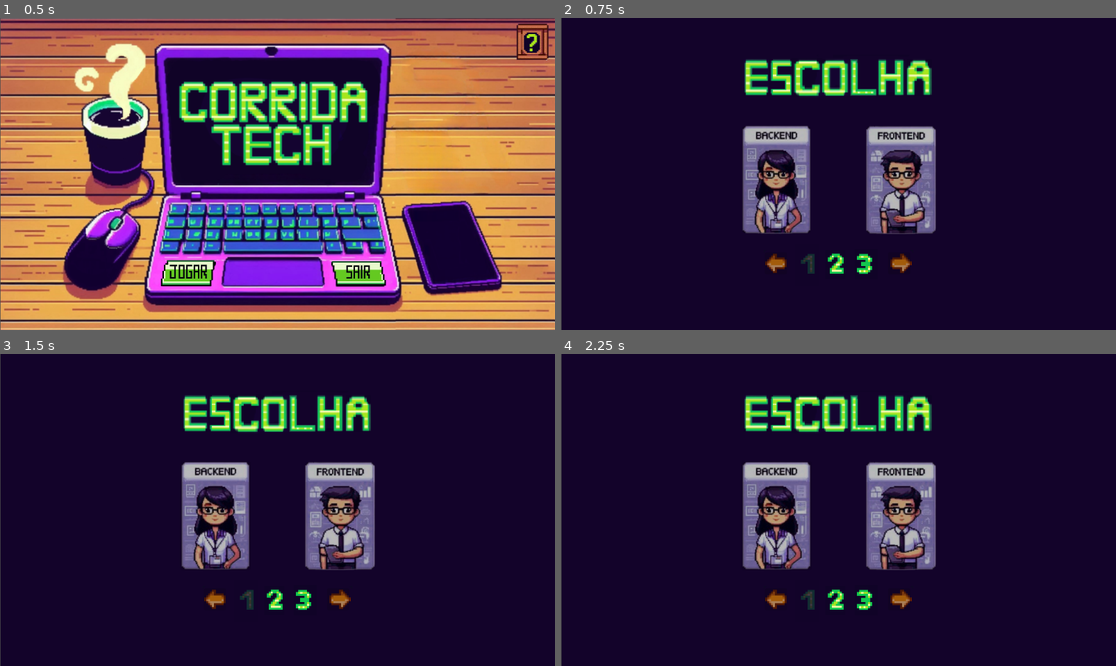
Above: before the commit, frames 1-4 (two rows, left to right).
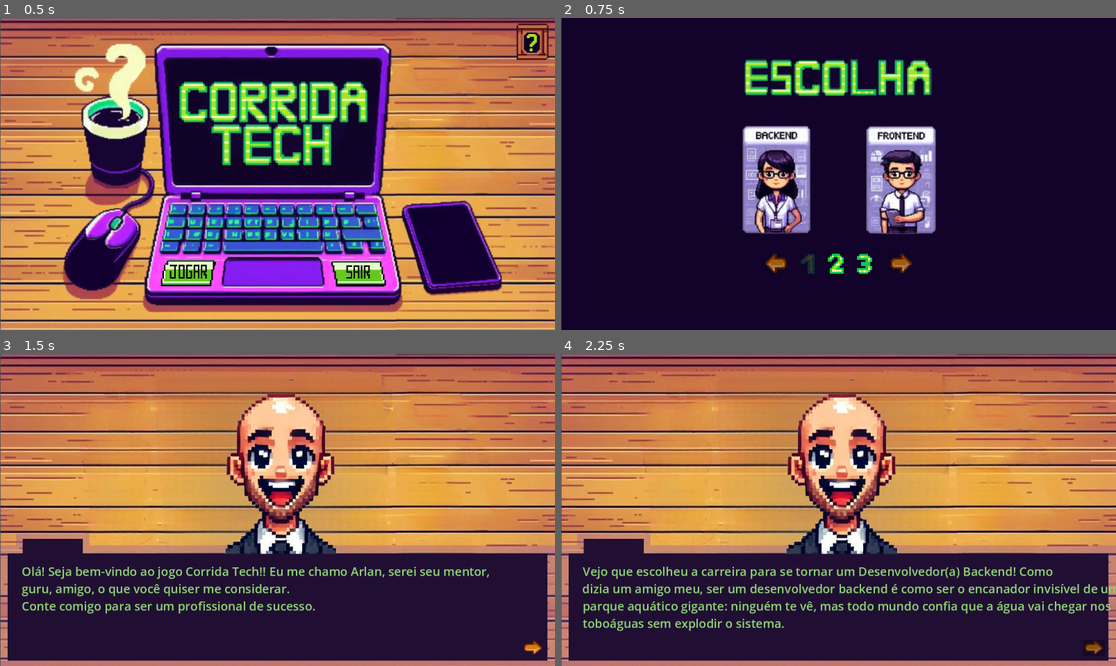
Above: after the commit, the same moments.

Repository: Mescxll/JogoGodot-CorridaTech
Game: Godot game, scene res://cena1.tscn
Two runs of this game, one before a commit and one after it. Both use one fixed random seed, a clock stepped at 60 frames per second and the inputs below.
Inputs (mouse positions are in pixels of both pictures, inside the frame that each line leads up to):
- Up to frame 1 (0.5 s): no input
- Up to frame 2 (0.75 s): click (749, 273) at 0.52 s
- Up to frame 3 (1.5 s): click (216, 516) at 1.25 s
- Up to frame 4 (2.25 s): click (1093, 647) at 2.02 s

Frame 1 is identical in both runs. In frame 2, 6.7% of the frame differs, in the area x 32-68%, y 34-70%; in frame 3, 69%; in frame 4, 71%, in the area x 0-100%, y 0-100%.

Commit message:
Atualizações Dev Backend

Diff:
--- a/cena1.tscn
+++ b/cena1.tscn
@@ -5,7 +5,13 @@
 [ext_resource type="Texture2D" uid="uid://dv1a6qp3ctmsa" path="res://imagens/Botão Jogar.png" id="3_6ssdf"]
 [ext_resource type="Texture2D" uid="uid://dly6cbk5y81y2" path="res://imagens/Botão Sair.png" id="4_ww1di"]
 [ext_resource type="Texture2D" uid="uid://ffoef1gi4irx" path="res://imagens/Botão Ajuda.png" id="5_en3rx"]
-[ext_resource type="AudioStream" uid="uid://bj63538i62jg1" path="res://audios/neon-gaming-128925.mp3" id="6_ra5oo"]
+
+[sub_resource type="StyleBoxFlat" id="StyleBoxFlat_04b7t"]
+bg_color = Color(0.6, 0.6, 0.6, 0)
+corner_radius_top_left = 10
+corner_radius_top_right = 10
+corner_radius_bottom_right = 10
+corner_radius_bottom_left = 10
 
 [node name="Nó 1" type="Node2D"]
 script = ExtResource("1_xx82v")
@@ -21,12 +27,12 @@
 texture = ExtResource("3_6ssdf")
 
 [node name="Jogar" type="Button" parent="BotaoJogar"]
-modulate = Color(1, 0, 1, 0)
-show_behind_parent = true
+self_modulate = Color(0.0745098, 0.0117647, 0.164706, 0.796078)
 offset_left = -213.0
 offset_top = -95.0
-offset_right = 202.0
+offset_right = 197.0
 offset_bottom = 96.0
+theme_override_styles/normal = SubResource("StyleBoxFlat_04b7t")
 
 [node name="BotaoSair" type="Sprite2D" parent="."]
 position = Vector2(742.75, 531.531)
@@ -41,7 +47,6 @@
 offset_bottom = 80.0
 
 [node name="AudioStreamPlayer" type="AudioStreamPlayer" parent="."]
-stream = ExtResource("6_ra5oo")
 volume_db = -15.661
 autoplay = true
 
--- /dev/null
+++ b/cena_backend.gd
@@ -0,0 +1,52 @@
+extends Node2D
+var current_scene = "inicio"
+
+func load_scene(scene_name):
+	if scene_name in Global.choices:  # Verifica se a cena existe no dicionário Global
+		current_scene = scene_name
+		var scene_data = Global.choices[scene_name]
+
+		# Atualiza o texto da Label com a nova situação
+		$Label.text = scene_data["texto"]
+
+		var options = scene_data["opcoes"].keys()
+		var scenePath = scene_data["scene"]
+
+		if scenePath == "normal":
+			get_node("Boneco").show()
+			get_node("Boneco sorrindo").hide()
+		else:
+			get_node("Boneco sorrindo").show()
+			get_node("Boneco").hide()
+
+		if options.size() > 1:
+			$seta.hide()
+			$ColorRect3.show()
+			$Botao1.show()
+			$Botao1.text = options[0]
+			$Botao1.disconnect("pressed", Callable(self, "_on_choice_selected"))
+			$Botao1.connect("pressed", Callable(self, "_on_choice_selected").bind(options[0]))
+
+			$Botao2.show()
+			$Botao2.text = options[1]
+			$Botao2.disconnect("pressed", Callable(self, "_on_choice_selected"))
+			$Botao2.connect("pressed", Callable(self, "_on_choice_selected").bind(options[1]))
+		else:
+			$ColorRect3.hide()
+			$Botao1.hide()
+			$Botao2.hide()
+			$seta.show()
+			$Botao1.text = options[0]
+			$seta.disconnect("pressed", Callable(self, "_on_choice_selected"))
+			$seta.connect("pressed", Callable(self, "_on_choice_selected").bind(options[0]))
+
+
+
+# Função chamada quando um botão é pressionado
+func _on_choice_selected(choice):
+	var next_scene = Global.choices[current_scene]["opcoes"][choice]
+	load_scene(next_scene)  # Muda a cena para a nova escolha
+
+# Função que roda ao iniciar a cena
+func _ready():
+	load_scene(current_scene)  # Começa na primeira cena definida
--- /dev/null
+++ b/cena_backend.tscn
@@ -0,0 +1,104 @@
+[gd_scene load_steps=10 format=3 uid="uid://dhgd1owvudg0w"]
+
+[ext_resource type="Script" path="res://cena_backend.gd" id="1_gqgi0"]
+[ext_resource type="Texture2D" uid="uid://b43b3fyxjbvu4" path="res://imagens/Fundo Escolhas Vazio.jpg" id="2_accsy"]
+[ext_resource type="Texture2D" uid="uid://myur8isoslvj" path="res://imagens/Seta.jpg" id="4_1cbd7"]
+[ext_resource type="Script" path="res://label.gd" id="4_t11r1"]
+[ext_resource type="Texture2D" uid="uid://c7p513ewk52hb" path="res://imagens/Personaagem 2 rindo.png" id="5_f4k8p"]
+[ext_resource type="Texture2D" uid="uid://cbr38fsegi0nv" path="res://imagens/Personagem 2 gargalhando.png" id="6_2h26i"]
+
+[sub_resource type="LabelSettings" id="LabelSettings_8lv0b"]
+line_spacing = 1.0
+font_size = 25
+font_color = Color(0.564706, 0.835294, 0.466667, 1)
+
+[sub_resource type="StyleBoxFlat" id="StyleBoxFlat_4c5gs"]
+bg_color = Color(0.454902, 0.196078, 0.898039, 0)
+
+[sub_resource type="StyleBoxFlat" id="StyleBoxFlat_mmivj"]
+bg_color = Color(0.0784314, 0.027451, 0.133333, 1)
+corner_radius_top_left = 65
+corner_radius_top_right = 65
+corner_radius_bottom_right = 65
+corner_radius_bottom_left = 65
+
+[node name="Node2D" type="Node2D"]
+script = ExtResource("1_gqgi0")
+
+[node name="Fundo" type="Sprite2D" parent="."]
+position = Vector2(577.125, 327.5)
+scale = Vector2(0.60013, 0.60463)
+texture = ExtResource("2_accsy")
+
+[node name="ColorRect" type="ColorRect" parent="."]
+offset_left = 16.0
+offset_top = 414.0
+offset_right = 1136.0
+offset_bottom = 637.0
+color = Color(0.12549, 0.0588235, 0.196078, 1)
+
+[node name="ColorRect2" type="ColorRect" parent="."]
+offset_left = 47.0
+offset_top = 384.0
+offset_right = 172.0
+offset_bottom = 418.0
+color = Color(0.12549, 0.0588235, 0.196078, 1)
+
+[node name="Label" type="Label" parent="."]
+offset_left = 45.0
+offset_top = 434.0
+offset_right = 1093.0
+offset_bottom = 559.0
+label_settings = SubResource("LabelSettings_8lv0b")
+script = ExtResource("4_t11r1")
+
+[node name="TypewriterTimer" type="Timer" parent="Label"]
+wait_time = 0.03
+
+[node name="Seta" type="Sprite2D" parent="."]
+position = Vector2(1103, 610)
+scale = Vector2(0.110765, 0.0908687)
+texture = ExtResource("4_1cbd7")
+
+[node name="ColorRect3" type="ColorRect" parent="."]
+offset_left = 1063.0
+offset_top = 552.0
+offset_right = 1131.0
+offset_bottom = 630.0
+color = Color(0.12549, 0.0588235, 0.196078, 1)
+
+[node name="seta" type="Button" parent="."]
+self_modulate = Color(0.0745098, 0.0117647, 0.164706, 0.592157)
+offset_left = 1086.0
+offset_top = 595.0
+offset_right = 1127.0
+offset_bottom = 625.0
+theme_override_styles/normal = SubResource("StyleBoxFlat_4c5gs")
+
+[node name="Botao1" type="Button" parent="."]
+offset_left = 119.0
+offset_top = 571.0
+offset_right = 415.0
+offset_bottom = 616.0
+theme_override_colors/font_color = Color(0.564706, 0.835294, 0.466667, 1)
+theme_override_styles/normal = SubResource("StyleBoxFlat_mmivj")
+
+[node name="Botao2" type="Button" parent="."]
+offset_left = 732.0
+offset_top = 571.0
+offset_right = 1028.0
+offset_bottom = 616.0
+theme_override_colors/font_color = Color(0.564706, 0.835294, 0.466667, 1)
+theme_override_styles/normal = SubResource("StyleBoxFlat_mmivj")
+
+[node name="Boneco" type="Sprite2D" parent="."]
+position = Vector2(587, 231)
+scale = Vector2(0.687987, 0.671184)
+texture = ExtResource("5_f4k8p")
+
+[node name="Boneco sorrindo" type="Sprite2D" parent="."]
+position = Vector2(583, 240.838)
+scale = Vector2(0.671309, 0.673741)
+texture = ExtResource("6_2h26i")
+
+[connection signal="pressed" from="seta" to="." method="_on_seta_pressed"]
--- /dev/null
+++ b/cena_backend_normal.tscn
@@ -0,0 +1,101 @@
+[gd_scene load_steps=10 format=3 uid="uid://b3uljb1eym13m"]
+
+[ext_resource type="Texture2D" uid="uid://c1sq2amodn7ov" path="res://imagens/FundoNormal.jpg" id="2_f4mjf"]
+[ext_resource type="Texture2D" uid="uid://cl26cvdrsc6do" path="res://imagens/Personagem 2 rindo.png" id="3_vab3f"]
+[ext_resource type="Texture2D" uid="uid://myur8isoslvj" path="res://imagens/Seta.jpg" id="4_k28in"]
+[ext_resource type="Script" path="res://label.gd" id="4_n0t4m"]
+
+[sub_resource type="GDScript" id="GDScript_quxwv"]
+script/source = "extends Node2D
+"
+
+[sub_resource type="LabelSettings" id="LabelSettings_t23ik"]
+font_color = Color(0.564706, 0.835294, 0.466667, 1)
+
+[sub_resource type="StyleBoxFlat" id="StyleBoxFlat_d7qq0"]
+bg_color = Color(0.454902, 0.196078, 0.898039, 0)
+corner_radius_top_left = 10
+corner_radius_top_right = 10
+corner_radius_bottom_right = 10
+corner_radius_bottom_left = 10
+
+[sub_resource type="StyleBoxFlat" id="StyleBoxFlat_jn7lc"]
+bg_color = Color(0.0784314, 0.027451, 0.133333, 1)
+corner_radius_top_left = 65
+corner_radius_top_right = 65
+corner_radius_bottom_right = 65
+corner_radius_bottom_left = 65
+
+[sub_resource type="StyleBoxFlat" id="StyleBoxFlat_v6v1t"]
+bg_color = Color(0.0784314, 0.027451, 0.133333, 1)
+corner_radius_top_left = 65
+corner_radius_top_right = 65
+corner_radius_bottom_right = 65
+corner_radius_bottom_left = 65
+
+[node name="Node2D" type="Node2D"]
+script = SubResource("GDScript_quxwv")
+
+[node name="Fundo" type="Sprite2D" parent="."]
+position = Vector2(576.125, 327)
+scale = Vector2(0.601172, 0.605556)
+texture = ExtResource("2_f4mjf")
+
+[node name="Boneco" type="Sprite2D" parent="Fundo"]
+position = Vector2(-30.1497, -181.651)
+scale = Vector2(1.24756, 1.20243)
+texture = ExtResource("3_vab3f")
+
+[node name="ColorRect2" type="ColorRect" parent="."]
+offset_left = 45.0
+offset_top = 385.0
+offset_right = 170.0
+offset_bottom = 411.0
+color = Color(0.12549, 0.0588235, 0.196078, 1)
+
+[node name="ColorRect" type="ColorRect" parent="."]
+offset_left = 13.0
+offset_top = 409.0
+offset_right = 1138.0
+offset_bottom = 637.0
+color = Color(0.12549, 0.0588235, 0.196078, 1)
+
+[node name="Label" type="Label" parent="."]
+offset_left = 45.0
+offset_top = 434.0
+offset_right = 1093.0
+offset_bottom = 559.0
+label_settings = SubResource("LabelSettings_t23ik")
+script = ExtResource("4_n0t4m")
+
+[node name="TypewriterTimer" type="Timer" parent="Label"]
+wait_time = 0.03
+
+[node name="Seta" type="Sprite2D" parent="."]
+position = Vector2(1103, 610)
+scale = Vector2(0.110765, 0.0908687)
+texture = ExtResource("4_k28in")
+
+[node name="seta" type="Button" parent="."]
+self_modulate = Color(0.0745098, 0.0117647, 0.164706, 0.866667)
+offset_left = 1086.0
+offset_top = 595.0
+offset_right = 1127.0
+offset_bottom = 625.0
+theme_override_styles/normal = SubResource("StyleBoxFlat_d7qq0")
+
+[node name="Botao1" type="Button" parent="."]
+offset_left = 119.0
+offset_top = 571.0
+offset_right = 415.0
+offset_bottom = 616.0
+theme_override_colors/font_color = Color(0.564706, 0.835294, 0.466667, 1)
+theme_override_styles/normal = SubResource("StyleBoxFlat_jn7lc")
+
+[node name="Botao2" type="Button" parent="."]
+offset_left = 751.0
+offset_top = 570.0
+offset_right = 1047.0
+offset_bottom = 615.0
+theme_override_colors/font_color = Color(0.564706, 0.835294, 0.466667, 1)
+theme_override_styles/normal = SubResource("StyleBoxFlat_v6v1t")
--- /dev/null
+++ b/cena_backend_sorrindo.tscn
@@ -0,0 +1,73 @@
+[gd_scene load_steps=7 format=3 uid="uid://by03tqmxypvxy"]
+
+[ext_resource type="Texture2D" uid="uid://c3opl852tyqb" path="res://imagens/FundoSorrindo.jpg" id="2_l8628"]
+[ext_resource type="Texture2D" uid="uid://wlvymqdhvb0v" path="res://imagens/Persongem 2 gargalhando.png" id="3_kk7ql"]
+[ext_resource type="Script" path="res://label.gd" id="4_04aw7"]
+
+[sub_resource type="GDScript" id="GDScript_sb7lu"]
+script/source = "extends Node2D
+"
+
+[sub_resource type="LabelSettings" id="LabelSettings_i8k0v"]
+font_color = Color(0.564706, 0.835294, 0.466667, 1)
+
+[sub_resource type="StyleBoxFlat" id="StyleBoxFlat_r5nwp"]
+bg_color = Color(0.0784314, 0.027451, 0.133333, 1)
+corner_radius_top_left = 65
+corner_radius_top_right = 65
+corner_radius_bottom_right = 65
+corner_radius_bottom_left = 65
+
+[node name="Node2D" type="Node2D"]
+script = SubResource("GDScript_sb7lu")
+
+[node name="Fundo" type="Sprite2D" parent="."]
+position = Vector2(576.125, 328)
+scale = Vector2(0.601172, 0.605556)
+texture = ExtResource("2_l8628")
+
+[node name="Boneco" type="Sprite2D" parent="Fundo"]
+position = Vector2(-30.2727, -180.833)
+scale = Vector2(1.13555, 1.10836)
+texture = ExtResource("3_kk7ql")
+
+[node name="ColorRect" type="ColorRect" parent="."]
+offset_left = 15.0
+offset_top = 410.0
+offset_right = 1135.0
+offset_bottom = 631.0
+color = Color(0.12549, 0.0588235, 0.196078, 1)
+
+[node name="ColorRect2" type="ColorRect" parent="."]
+offset_left = 43.0
+offset_top = 386.0
+offset_right = 170.0
+offset_bottom = 416.0
+color = Color(0.12549, 0.0588235, 0.196078, 1)
+
+[node name="Label" type="Label" parent="."]
+offset_left = 45.0
+offset_top = 434.0
+offset_right = 1093.0
+offset_bottom = 559.0
+label_settings = SubResource("LabelSettings_i8k0v")
+script = ExtResource("4_04aw7")
+
+[node name="TypewriterTimer" type="Timer" parent="Label"]
+wait_time = 0.03
+
+[node name="Botao1" type="Button" parent="."]
+offset_left = 119.0
+offset_top = 571.0
+offset_right = 415.0
+offset_bottom = 616.0
+theme_override_colors/font_color = Color(0.564706, 0.835294, 0.466667, 1)
+theme_override_styles/normal = SubResource("StyleBoxFlat_r5nwp")
+
+[node name="Botao2" type="Button" parent="."]
+offset_left = 751.0
+offset_top = 570.0
+offset_right = 1047.0
+offset_bottom = 615.0
+theme_override_colors/font_color = Color(0.564706, 0.835294, 0.466667, 1)
+theme_override_styles/normal = SubResource("StyleBoxFlat_r5nwp")
--- a/cena_niveis.gd
+++ b/cena_niveis.gd
@@ -5,3 +5,6 @@
 
 func _on_seta_d_pressed() -> void:
 	get_tree().change_scene_to_file("res://cena_niveis2.tscn")
+
+func _on_back_pressed() -> void:
+	get_tree().change_scene_to_file("res://cena_backend.tscn")
--- a/cena_niveis.tscn
+++ b/cena_niveis.tscn
@@ -10,6 +10,13 @@
 [ext_resource type="Texture2D" uid="uid://b4tsvgcgos40x" path="res://imagens/1.png" id="8_2gxb4"]
 [ext_resource type="Texture2D" uid="uid://btub6cr865nud" path="res://imagens/2.png" id="9_6ppcl"]
 [ext_resource type="Texture2D" uid="uid://dko5gauex045u" path="res://imagens/3.png" id="10_jfx3h"]
+
+[sub_resource type="StyleBoxFlat" id="StyleBoxFlat_pa6dp"]
+bg_color = Color(0.6, 0.6, 0.6, 0)
+corner_radius_top_left = 10
+corner_radius_top_right = 10
+corner_radius_bottom_right = 10
+corner_radius_bottom_left = 10
 
 [node name="Nó 2" type="Node2D"]
 script = ExtResource("1_3iwd3")
@@ -30,11 +37,12 @@
 texture = ExtResource("2_sgakx")
 
 [node name="back" type="Button" parent="backend"]
-self_modulate = Color(0.0745098, 0.0117647, 0.164706, 0.45098)
-offset_left = -51.0
+self_modulate = Color(0.0745098, 0.0117647, 0.164706, 0.796078)
+offset_left = -52.0
 offset_top = -83.0
 offset_right = 50.0
-offset_bottom = 83.0
+offset_bottom = 85.0
+theme_override_styles/normal = SubResource("StyleBoxFlat_pa6dp")
 
 [node name="frontend" type="Sprite2D" parent="."]
 position = Vector2(706, 336)
@@ -42,11 +50,12 @@
 texture = ExtResource("3_31i0k")
 
 [node name="front" type="Button" parent="frontend"]
-self_modulate = Color(0.0745098, 0.0117647, 0.164706, 0.45098)
-offset_left = -51.0
+self_modulate = Color(0.0745098, 0.0117647, 0.164706, 0.796078)
+offset_left = -52.0
 offset_top = -83.0
-offset_right = 50.0
-offset_bottom = 83.0
+offset_right = 52.0
+offset_bottom = 85.0
+theme_override_styles/normal = SubResource("StyleBoxFlat_pa6dp")
 
 [node name="setaEsquerda" type="Sprite2D" parent="."]
 position = Vector2(448, 512)
@@ -92,5 +101,6 @@
 scale = Vector2(0.602564, 0.605769)
 texture = ExtResource("10_jfx3h")
 
+[connection signal="pressed" from="backend/back" to="." method="_on_back_pressed"]
 [connection signal="pressed" from="setaEsquerda/setaE" to="." method="_on_seta_e_pressed"]
 [connection signal="pressed" from="setaDireita/setaD" to="." method="_on_seta_d_pressed"]
--- a/cena_niveis2.tscn
+++ b/cena_niveis2.tscn
@@ -10,6 +10,13 @@
 [ext_resource type="Texture2D" uid="uid://dwk55mue8cll" path="res://imagens/gamer.png" id="8_l6v5x"]
 [ext_resource type="Texture2D" uid="uid://btub6cr865nud" path="res://imagens/2.png" id="9_inbvr"]
 [ext_resource type="Texture2D" uid="uid://dko5gauex045u" path="res://imagens/3.png" id="10_f7u5s"]
+
+[sub_resource type="StyleBoxFlat" id="StyleBoxFlat_6qcx1"]
+bg_color = Color(0.6, 0.6, 0.6, 0)
+corner_radius_top_left = 10
+corner_radius_top_right = 10
+corner_radius_bottom_right = 10
+corner_radius_bottom_left = 10
 
 [node name="Nó 2" type="Node2D"]
 script = ExtResource("1_hqcbq")
@@ -69,11 +76,12 @@
 texture = ExtResource("7_fqu1v")
 
 [node name="dados" type="Button" parent="dados"]
-self_modulate = Color(0.0745098, 0.0117647, 0.164706, 0.45098)
+self_modulate = Color(0.0745098, 0.0117647, 0.164706, 0.796078)
 offset_left = -51.0
 offset_top = -83.0
-offset_right = 50.0
-offset_bottom = 83.0
+offset_right = 48.0
+offset_bottom = 85.0
+theme_override_styles/normal = SubResource("StyleBoxFlat_6qcx1")
 
 [node name="gamer" type="Sprite2D" parent="."]
 position = Vector2(706, 336)
@@ -81,11 +89,12 @@
 texture = ExtResource("8_l6v5x")
 
 [node name="gamer" type="Button" parent="gamer"]
-self_modulate = Color(0.0745098, 0.0117647, 0.164706, 0.45098)
+self_modulate = Color(0.0745098, 0.0117647, 0.164706, 0.796078)
 offset_left = -51.0
-offset_top = -83.0
-offset_right = 50.0
-offset_bottom = 83.0
+offset_top = -87.0
+offset_right = 51.0
+offset_bottom = 82.0
+theme_override_styles/normal = SubResource("StyleBoxFlat_6qcx1")
 
 [node name="Escolha" type="Sprite2D" parent="."]
 position = Vector2(576, 128)
--- a/cena_niveis3.tscn
+++ b/cena_niveis3.tscn
@@ -10,6 +10,13 @@
 [ext_resource type="Texture2D" uid="uid://d06l01a0t6nqf" path="res://imagens/mobile.png" id="9_3wj2c"]
 [ext_resource type="Texture2D" uid="uid://btub6cr865nud" path="res://imagens/2.png" id="9_qldfg"]
 [ext_resource type="Texture2D" uid="uid://dko5gauex045u" path="res://imagens/3.png" id="10_rbbo0"]
+
+[sub_resource type="StyleBoxFlat" id="StyleBoxFlat_e5eow"]
+bg_color = Color(0.6, 0.6, 0.6, 0)
+corner_radius_top_left = 10
+corner_radius_top_right = 10
+corner_radius_bottom_right = 10
+corner_radius_bottom_left = 10
 
 [node name="Nó 2" type="Node2D"]
 script = ExtResource("1_vewbh")
@@ -74,11 +81,12 @@
 texture = ExtResource("9_3wj2c")
 
 [node name="mobile" type="Button" parent="mobile"]
-self_modulate = Color(0.0745098, 0.0117647, 0.164706, 0.45098)
-offset_left = -51.0
-offset_top = -83.0
-offset_right = 50.0
-offset_bottom = 83.0
+self_modulate = Color(0.0745098, 0.0117647, 0.164706, 0.796078)
+offset_left = -50.0
+offset_top = -90.0
+offset_right = 51.0
+offset_bottom = 79.0
+theme_override_styles/normal = SubResource("StyleBoxFlat_e5eow")
 
 [node name="cyber" type="Sprite2D" parent="."]
 position = Vector2(706, 336)
@@ -86,11 +94,12 @@
 texture = ExtResource("6_sqpbd")
 
 [node name="cyber" type="Button" parent="cyber"]
-self_modulate = Color(0.0745098, 0.0117647, 0.164706, 0.45098)
+self_modulate = Color(0.0745098, 0.0117647, 0.164706, 0.796078)
 offset_left = -51.0
 offset_top = -83.0
-offset_right = 50.0
-offset_bottom = 83.0
+offset_right = 49.0
+offset_bottom = 85.0
+theme_override_styles/normal = SubResource("StyleBoxFlat_e5eow")
 
 [connection signal="pressed" from="setaDireita/setaD" to="." method="_on_seta_d_pressed"]
 [connection signal="pressed" from="setaEsquerda/setaE" to="." method="_on_seta_e_pressed"]
--- /dev/null
+++ b/global.gd
@@ -0,0 +1,70 @@
+extends Node
+
+var choices = {
+	"inicio": {
+		"texto": "Olá! Seja bem-vindo ao jogo Corrida Tech!! Eu me chamo Arlan, serei seu mentor,
+		guru, amigo, o que você quiser me considerar.
+		Conte comigo para ser um profissional de sucesso.",
+		"opcoes": {
+			"": "paragrafo2",
+		},
+		"scene": "sorrindo"
+	},
+
+	"paragrafo2": {
+		"texto": "Vejo que escolheu a carreira para se tornar um Desenvolvedor(a) Backend! Como
+		dizia um amigo meu, ser um desenvolvedor backend é como ser o encanador invisível de um
+		parque aquático gigante: ninguém te vê, mas todo mundo confia que a água vai chegar nos
+		toboáguas sem explodir o sistema.",
+		"opcoes": {
+			"": "paragrafo3",
+		},
+		"scene": "sorrindo"
+	},
+
+	"paragrafo3": {
+		"texto": "Você passa o dia lidando com bancos de dados rebeldes, APIs temperamentais e
+		logs que parecem ter sido escritos em uma língua alienígena. E quando algo dá errado,
+		todos gritam seu nome, mas quando tudo funciona, é como se a mágica acontecesse sozinha.",
+		"opcoes": {
+			"": "paragrafo4",
+		},
+		"scene": "sorrindo"
+	},
+
+	"paragrafo4": {
+		"texto": "Ok, ok, ok!! Chega de piadas, vamos ao que interessa, certo?",
+		"opcoes": {
+			"": "paragrafo5",
+		},
+		"scene": "normal"
+	},
+
+	"paragrafo5": {
+		"texto": "Vamos começar. A sua primeira decisão será entre fazer uma faculdade de TI onde
+		você aprende a consertar bugs e criar um loop infinito na sua vida social  ou um curso
+		técnico de TI onde você se torna o/a herói/heroína do  dia realizando alguns comandos. E
+		aí? O que acha?",
+		"opcoes": {
+			"Escolher Faculdade de TI": "cena_faculdade",
+			"Escolher Curso Técnico de TI": "cena_cursoTecnico"
+		},
+		"scene": "sorrindo"
+	},
+	"cena_faculdade": {
+		"texto": "Você escolheu a faculdade de Ti, onde você descobre que o verdadeiro vilão não
+		é o código, mas sim o professor que diz “O trabalho é em grupo”.",
+		"opcoes": {
+			"": "paragrafo 7",
+		},
+		"scene": "normal"
+	},
+
+	"cena_cursoTecnico": {
+		"texto": "Você escolheu o curso técnico de TI, onde você ganha superpoderes para
+		transformar desafios em soluções e ainda sai pronto para arrasar no mundo da tecnologia!",
+		"opcoes": {
+			"": "",
+		},
+	},
+}
--- /dev/null
+++ b/label.gd
@@ -0,0 +1,25 @@
+extends Label
+
+var full_text = ""
+var current_text = ""
+var char_index = 0
+@onready var timer = $TypewriterTimer
+
+func _ready():
+	text = ""
+	timer.timeout.connect(_on_TypewriterTimer_timeout)
+
+func start_typing(new_text: String):
+	full_text = new_text
+	current_text = ""
+	char_index = 0
+	text = ""
+	timer.start()
+
+func _on_TypewriterTimer_timeout():
+	if char_index < full_text.length():
+		current_text += full_text[char_index]
+		text = current_text
+		char_index += 1
+	else:
+		timer.stop()
--- a/project.godot
+++ b/project.godot
@@ -10,11 +10,16 @@
 
 [application]
 
-config/name="JogoV2"
+config/name="JogoV3"
 run/main_scene="res://cena1.tscn"
 config/features=PackedStringArray("4.3", "Mobile")
 config/icon="res://icon.svg"
 
+[autoload]
+
+Global="*res://global.gd"
+EscolhasBackend="*res://escolhas_backend.gd"
+
 [rendering]
 
 renderer/rendering_method="mobile"
Not shown: 1 places in cena_niveis.tscn that only renumber resources
Not shown: 1 places in cena_niveis2.tscn that only renumber resources
Not shown: 1 places in cena_niveis3.tscn that only renumber resources
Binary file added: imagens/Fundo Escolhas Vazio.jpg
Not shown, added: imagens/Fundo Escolhas Vazio.jpg.import
Binary file added: imagens/FundoNormal.jpg
Not shown, added: imagens/FundoNormal.jpg.import
Binary file added: imagens/FundoSorrindo.jpg
Not shown, added: imagens/FundoSorrindo.jpg.import
Binary file added: imagens/Personaagem 2 rindo.png
Not shown, added: imagens/Personaagem 2 rindo.png.import
Binary file added: imagens/Personagem 2 gargalhando.png
(and 3 more such lines)
